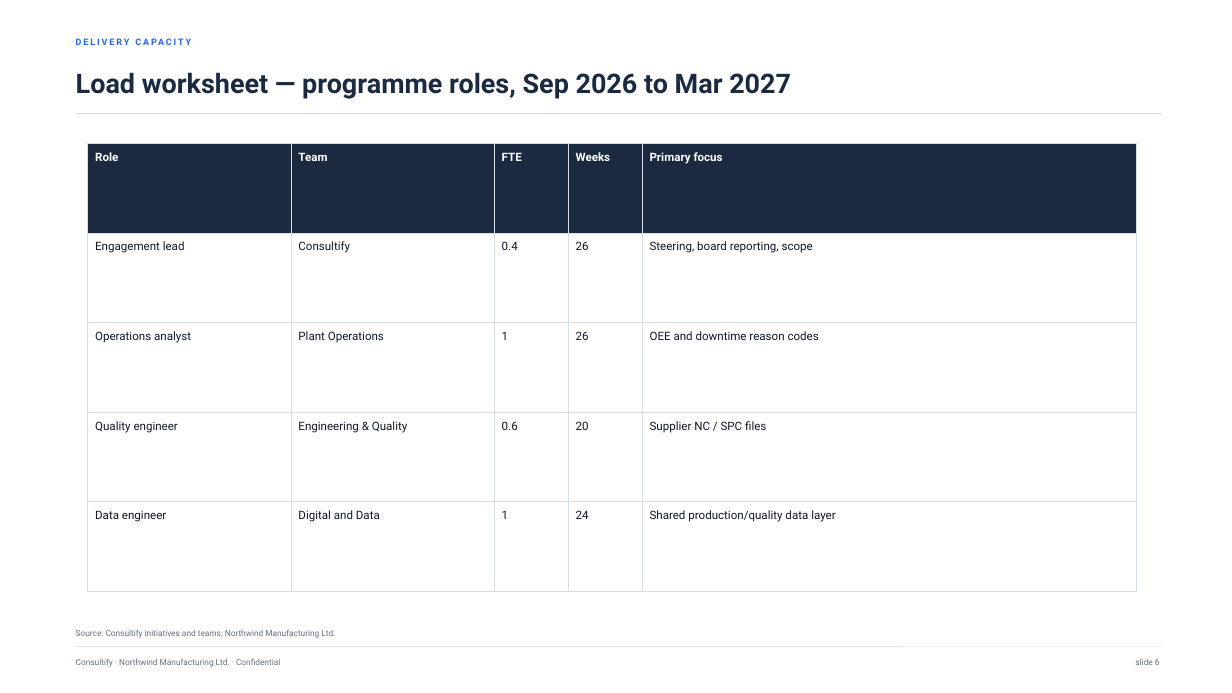
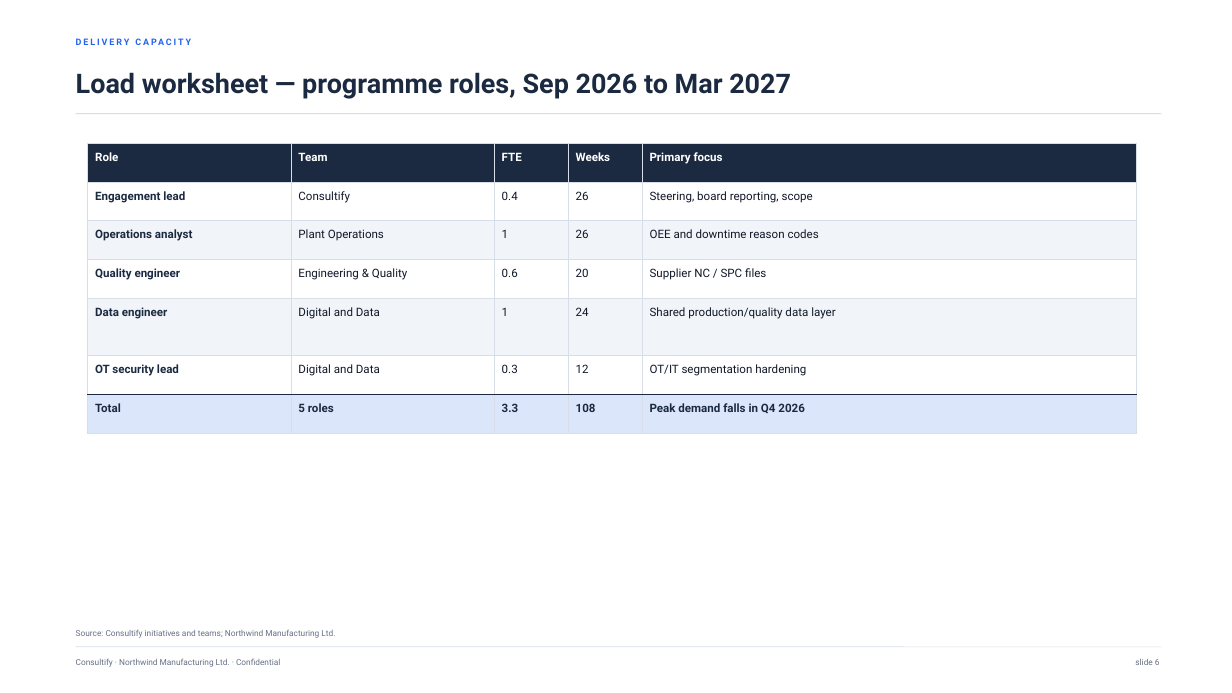
Before and after one commit to PiotrWisniewskiDBR77/consultify, a slide deck: slide 6 of docs/program/EXPORT_1_PPTX_20260916/dowody/northwind-board-deck.pptx. Drawn at 1232x693 pixels with LibreOffice and Linux fonts; fonts in the diff are those of the drawing. Boxes give left, top, right and bottom in pixels: in the first picture for what was removed or moved away, otherwise in the second. Text is boxed around its words. In the diff, an @@ line names an element or a change of style, - is before the commit and + after.

```diff
--- a/docs/program/EXPORT_1_PPTX_20260916/dowody/northwind-board-deck.pptx
+++ b/docs/program/EXPORT_1_PPTX_20260916/dowody/northwind-board-deck.pptx
@@ table at bbox=[88, 143, 1137, 417] @@
+row 6: OT security lead | Digital and Data | 0.3 | 12 | OT/IT segmentation hardening
+row 7: Total | 5 roles | 3.3 | 108 | Peak demand falls in Q4 2026
```
Also in this commit, not shown: 3 other slides changed, 19 other files.
